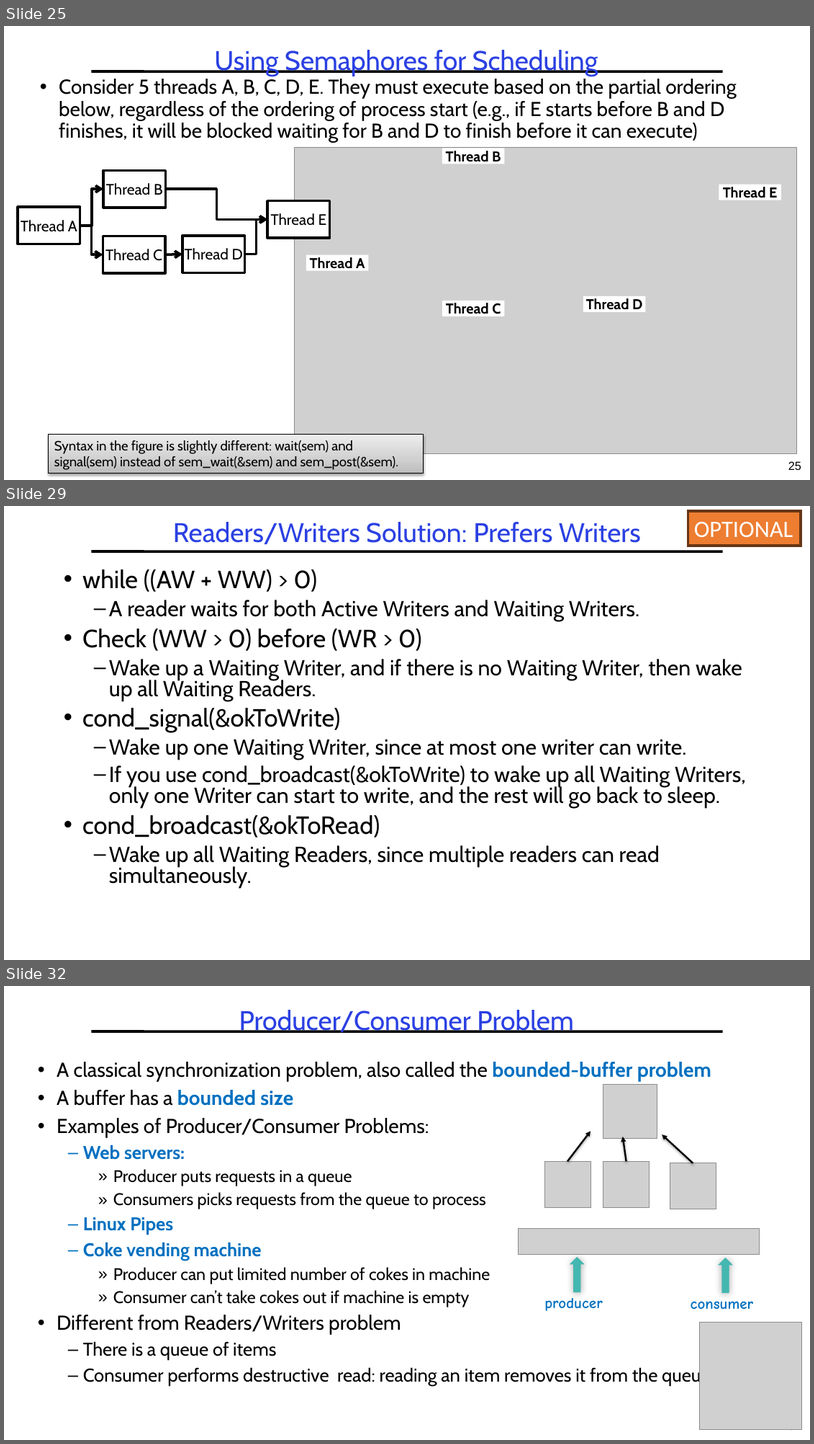
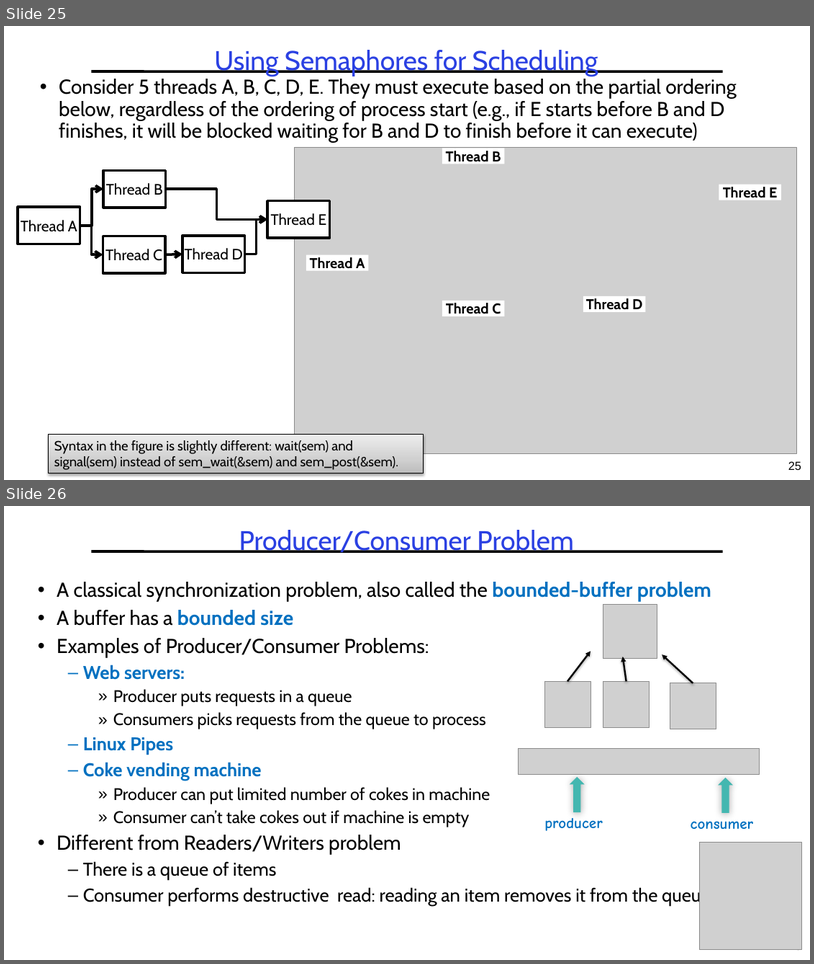
Before and after one commit to guhofstra/CSC112Fa26, a slide deck: PPTs/L3-Synchronization.pptx. Shown one above the other, each under a label of ours: slides 25, 29 and 32 before the commit, slides 25 and 26 after it; the slides between them are not shown. The pictures are 814x1444 and 814x964 pixels, drawn with LibreOffice and Linux fonts; fonts in the diff are those of the drawing; grey boxes stand for pictures. Boxes give left, top, right and bottom in pixels: in the first picture for what was removed or moved away, otherwise in the second. Text is boxed around its words. In the diff, an @@ line names an element or a change of style, - is before the commit and + after.

```diff
--- a/PPTs/L3-Synchronization.pptx
+++ b/PPTs/L3-Synchronization.pptx
@@ slide 29 removed at (4,506,810,960), background #FFFFFF; not listed: 1 template element that a slide beside it also shows @@
@@ title removed at (173,522,641,544) @@
-Readers/Writers Solution: Prefers Writers
@@ rectangle removed at (689,511,801,546) @@
-OPTIONAL
@@ text removed at (82,569,746,888) @@
-• while ((AW + WW) > 0)
-  – A reader waits for both Active Writers and Waiting Writers.
-• Check (WW > 0) before (WR > 0)
-  – Wake up a Waiting Writer, and if there is no Waiting Writer, then wake up all Waiting Readers.
-• cond_signal(&okToWrite)
-  – Wake up one Waiting Writer, since at most one writer can write.
-  – If you use cond_broadcast(&okToWrite) to wake up all Waiting Writers, only one Writer can start to write, and the rest will go back to sleep.
-• cond_broadcast(&okToRead)
-  – Wake up all Waiting Readers, since multiple readers can read simultaneously.
@@ what was slide 32 is now slide 26 @@
```
Also in this commit, not shown: 5 other slides removed, 7 other files.
